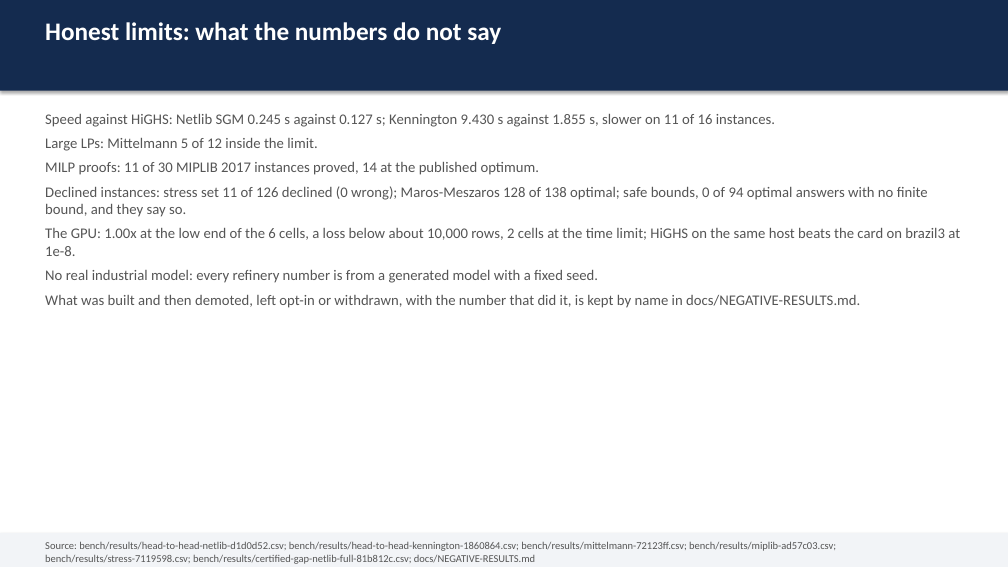
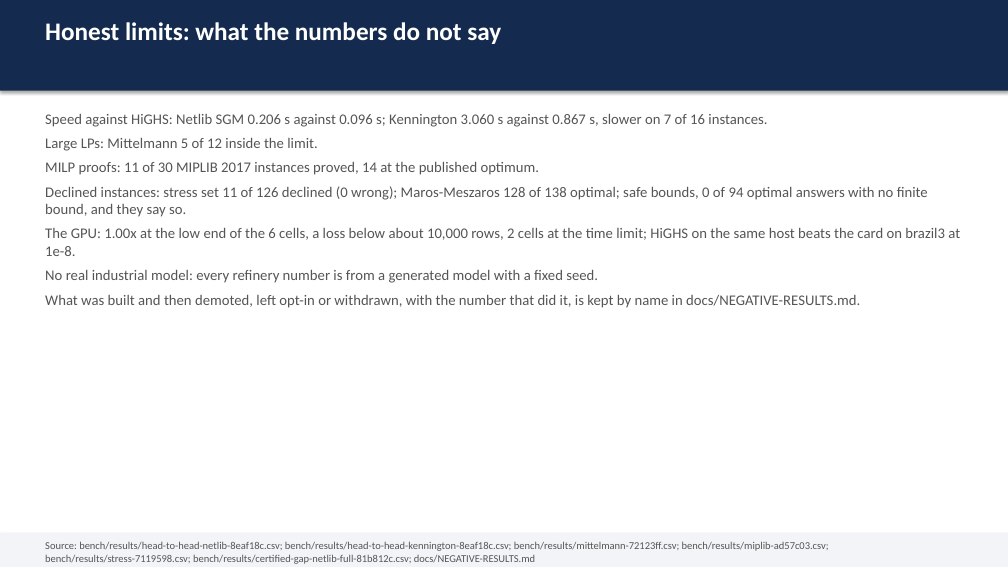
Before and after one commit to thegoodengineers/SANKHYA, a slide deck: slide 11 of docs/SANKHYA-deck.pptx. Drawn at 1008x567 pixels with LibreOffice and Linux fonts; fonts in the diff are those of the drawing. Boxes give left, top, right and bottom in pixels: in the first picture for what was removed or moved away, otherwise in the second. Text is boxed around its words. In the diff, an @@ line names an element or a change of style, - is before the commit and + after.

Commit message:
bench(head-to-head): Kennington and Netlib against the four rivals on main at 8eaf18c, after #1257 and #1259
Kennington, the new head-to-head-kennington suite (run 43694884469): SANKHYA
SGM 1.558 s against HiGHS 1.16.0's 0.867 s, faster on 1, tied on 8, slower
on 7; 15 of 16 optimal and verified, pds-20 feasible. Was 9.430 s against
1.855 s at 1860864. Netlib (run 43696407061): 0.225 s against 0.109 s,
faster on 3, tied on 83, slower on 8; 94 of 94 optimal and verified. The
scoreboard, docs/BENCHMARKS.md, docs/REPORT.md, the PDF, the deck and the
profile plots are regenerated from the CSVs.

```diff
--- a/docs/SANKHYA-deck.pptx
+++ b/docs/SANKHYA-deck.pptx
@@ text at (x1=45, y1=114, x2=767, y2=127): text changed @@
-Speed against HiGHS: Netlib SGM 0.245 s against 0.127 s; Kennington 9.430 s against 1.855 s, slower on 11 of 16 instances.
+Speed against HiGHS: Netlib SGM 0.206 s against 0.096 s; Kennington 3.060 s against 0.867 s, slower on 7 of 16 instances.
@@ text at (x1=45, y1=541, x2=829, y2=564): text changed @@
-Source: bench/results/head-to-head-netlib-d1d0d52.csv; bench/results/head-to-head-kennington-1860864.csv; bench/results/mittelmann-72123ff.csv; bench/results/miplib-ad57c03.csv; bench/results/stress-7119598.csv; bench/results/certified-gap-netlib-full-81b812c.csv; docs/NEGATIVE-RESULTS.md
+Source: bench/results/head-to-head-netlib-8eaf18c.csv; bench/results/head-to-head-kennington-8eaf18c.csv; bench/results/mittelmann-72123ff.csv; bench/results/miplib-ad57c03.csv; bench/results/stress-7119598.csv; bench/results/certified-gap-netlib-full-81b812c.csv; docs/NEGATIVE-RESULTS.md
```
Also in this commit, not shown: 1 other slide changed, 8 other files.
